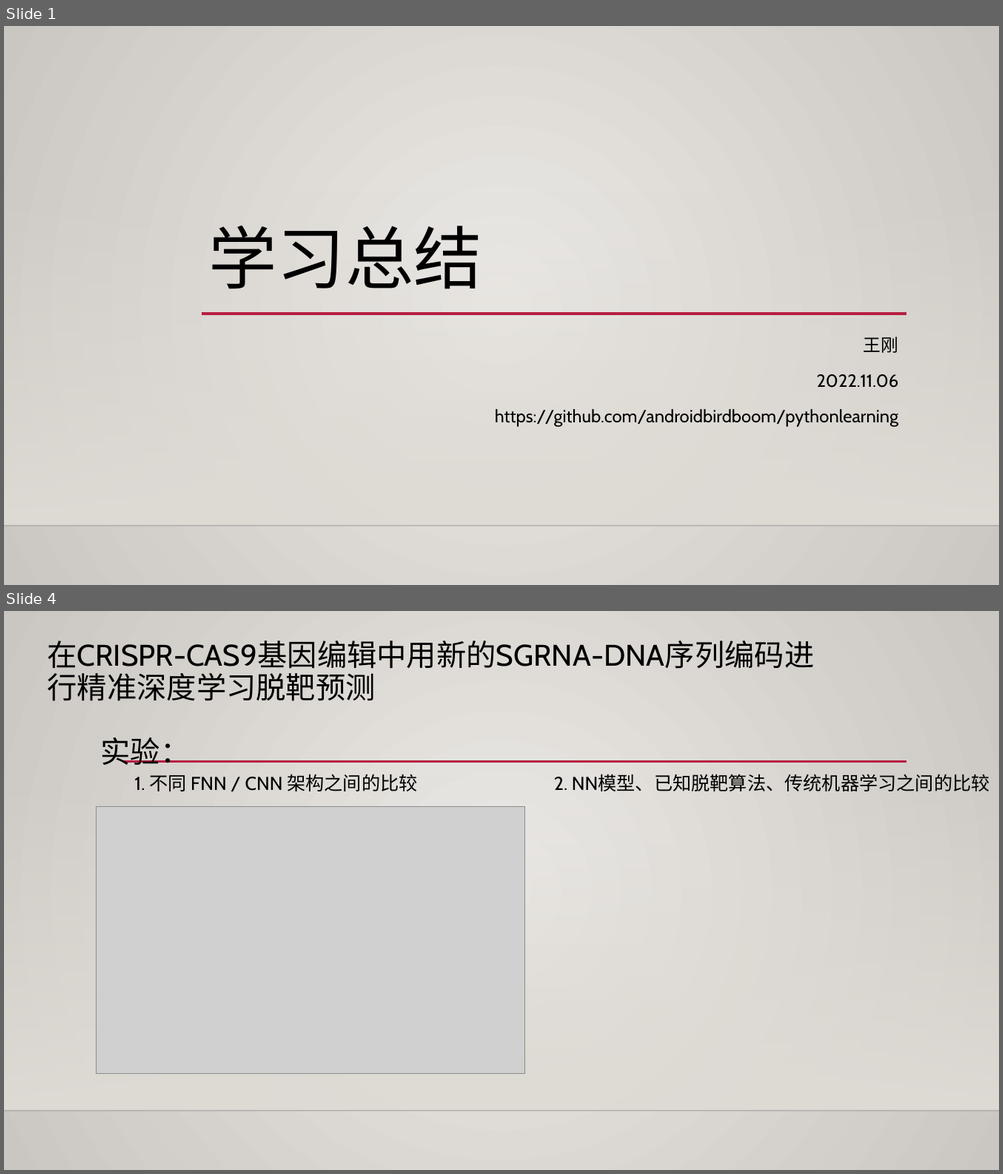
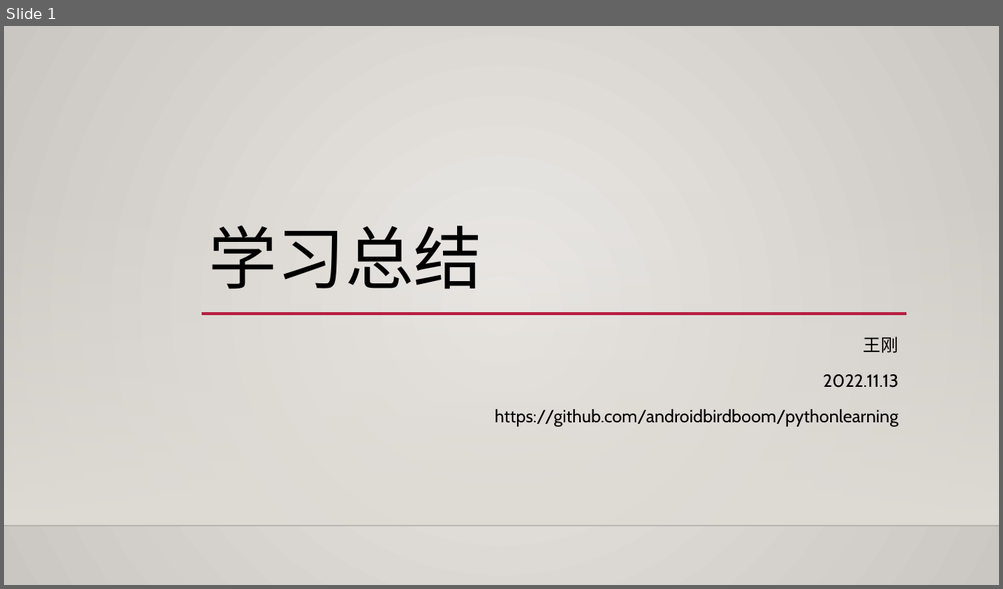
Before and after one commit to AndroidBirdBoom/pythonlearning, a slide deck: ppt/学习总结-20221113.pptx. Shown one above the other, each under a label of ours: slides 1 and 4 before the commit, slide 1 after it; the slides between them are not shown. The pictures are 1003x1174 and 1003x589 pixels, drawn with LibreOffice and Linux fonts; fonts in the diff are those of the drawing; grey boxes stand for pictures; background and template pictures are left out. Boxes give left, top, right and bottom in pixels: in the first picture for what was removed or moved away, otherwise in the second. Text is boxed around its words. In the diff, an @@ line names an element or a change of style, - is before the commit and + after.

```diff
--- a/ppt/学习总结-20221113.pptx
+++ b/ppt/学习总结-20221113.pptx
@@ slide 4 removed at [4, 611, 999, 1170], background gradient #ECEAE7 to #CAC7C1; not listed: 2 template elements that a slide beside it also shows @@
@@ title removed at [47, 641, 814, 765] @@
-在CRISPR-CAS9基因编辑中用新的SGRNA-DNA序列编码进行精准深度学习脱靶预测
-实验：
@@ line removed from (122, 762) to (907, 762) @@
@@ text removed at [134, 775, 417, 792] @@
-1. 不同 FNN / CNN 架构之间的比较
@@ text removed at [554, 775, 990, 792] @@
-2. NN模型、已知脱靶算法、传统机器学习之间的比较
@@ picture removed at [96, 806, 525, 1073] @@
@@ slide 1 changed as well @@
@@ subtitle at [822, 375, 898, 388]: text changed @@
-2022.11.06
+2022.11.13
```
Also in this commit, not shown: 2 other slides changed, 3 other slides removed, 8 other files.
